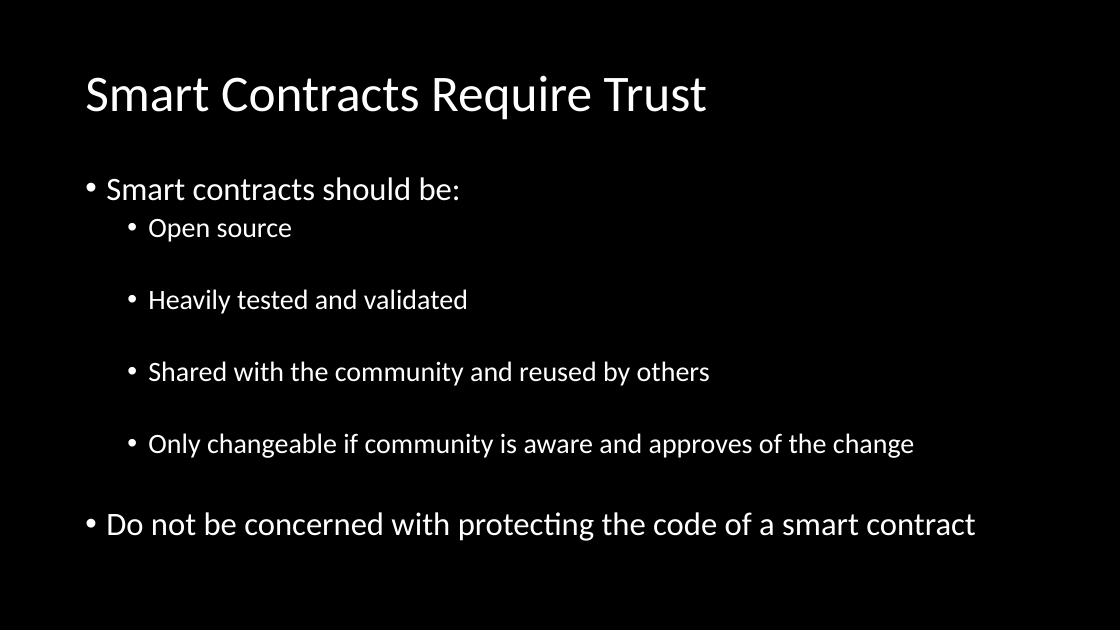
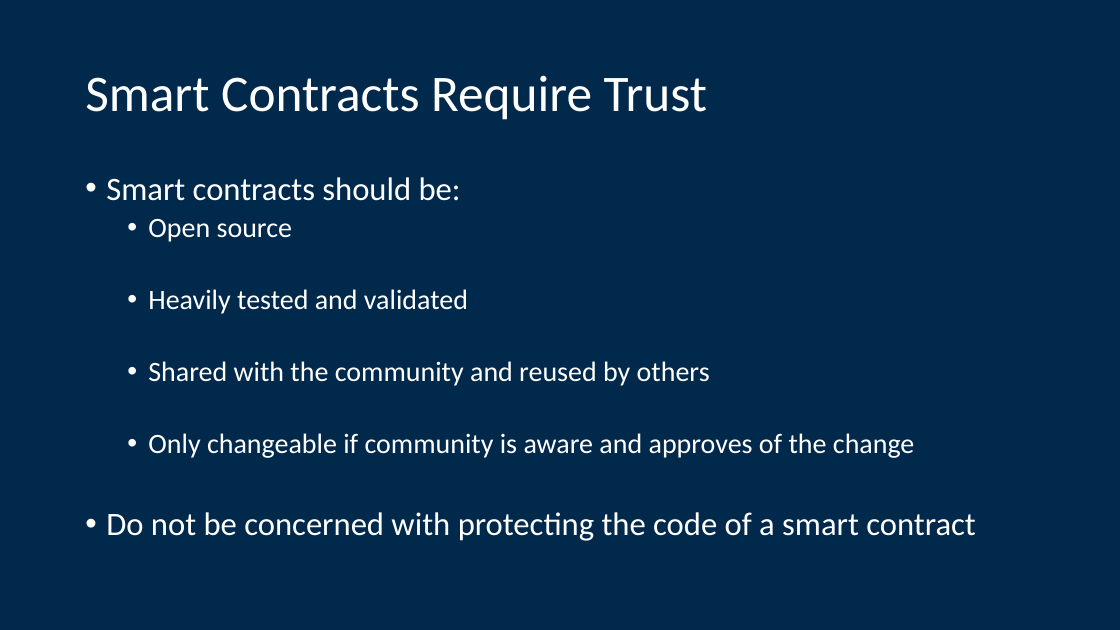
Before and after one commit to Blockchain-at-Michigan/Front-End-Workshop, a slide deck: slide 9 of presentation/Workshop_12_2_18.pptx (slide 5 before the commit). Drawn at 1120x630 pixels with LibreOffice and Linux fonts; fonts in the diff are those of the drawing. Boxes give left, top, right and bottom in pixels: in the first picture for what was removed or moved away, otherwise in the second. Text is boxed around its words. In the diff, an @@ line names an element or a change of style, - is before the commit and + after.

```diff
--- a/presentation/Workshop_12_2_18.pptx
+++ b/presentation/Workshop_12_2_18.pptx
@@ background #000000 to #01294C @@
```
Also in this commit, not shown: 6 other slides changed, 5 slides added, 2 slides removed, 2 other files.
